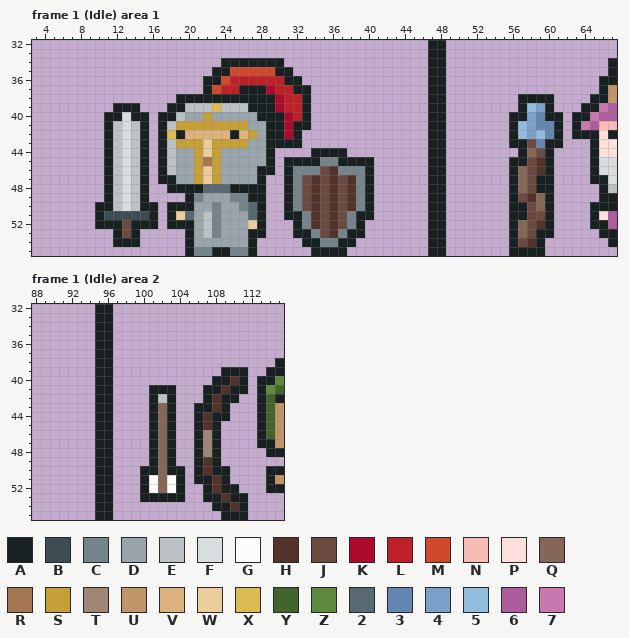
Two states of a pixel-art file, 16x16/mockups.aseprite. Above is the file before it was changed.
960x56 pixels, 2 frames. Shown: frame 1 (Idle) area 1: x 3..67, y 32..55; frame 1 (Idle) area 2: x 88..115, y 32..55. The commit also changed other frames or places, which this record leaves out.
Visible layers, top first: "Accessories", "Characters", "Templates", "Boxes".
Palette (. is transparent): A #182021  B #3e4d54  C #75848b  D #99a5aa  E #bac2c4  F #dadddf  G #fcfcfc  H #53322c  J #6b4a40  K #ab0a2a  L #be2028  M #cf492c  N #f6bdb7  P #fddfdc  Q #856758  R #a57653  S #c79f39  T #9f8574  U #c0956a  V #dcb37f  W #edcc9c  X #dcbb52  Y #42632a  Z #5f893c  2 #586971  3 #6486b1  4 #7ba1c8  5 #92bcdb  6 #ae5d9c  7 #c878ac
Pixels before, frame 1 (Idle) area 1, first column x 10:
32 .....................................AA...................
33 .....................................AA...................
34 ..............AAAAAAA................AA..................A
35 .............AAMMMMMAA...............AA..................A
36 ............AAMLLLLLLAA..............AA.................AA
37 ............AMLLAAAKLLAA.............AA.................AU
38 .........AAAAAAAAAAAKLLA.............AA........AAAA....AAU
39 ..AAA...AAEEEXEEEAAAKLLA.............AA........A54A...AA76
40 .AAFAA.AAEDDSDDDDDAAAKLA.............AA.......AA43AA.AA766
41 .AEFEA.AESSSSSSSSDDAAKAA.............AA.......A5433A.A76NN
42 .AEFEA.AXAVVVVVAVSDAAKA..............AA.......A5453A.AAAPA
43 .AEFEA.AESSSWSSSSDDAAAA..............AA.......AAJ3AA...APP
44 .AEFEA.AEDDSWSDDDDDA....AAAA.........AA........AQJA....APP
45 .AEFEA.AEDDSRSDDDDDA.AAAACCAAAA......AA.......AAJHA....AFF
46 .AEFEA.AEDDSWSDDDDAA.ACCCJHCCCA......AA.......AQJHA....AFF
47 .AEFEA.AADDSWSDDDDA..ACJHJHJHCA......AA.......AQJAA....AAF
48 .AEFEA..AAAA222AAAA..ACJHJHJHCA......AA.......AQJAA.....AE
49 .AEFEA....ACDDDCCAA..ACJHJHJHCA......AA.......AJHQA.....AA
50 AAEFEAA.AAADDCDDC2A..ACJHJHJHCA......AA.......AAJQA....AAA
51 ABBBBBA.AW2DECDDD2A..AACHJHJCAA......AA.......AAJJA....AP6
52 AAAJAAA.AAADECDDDWA...ACHJHJCA.......AA.......AQJHA....AA6
53 ..AJA.....ADECDDDAA...AACJHCAA.......AA.......AQJAA.....AA
54 ..AAA.....ADDDDDDA.....AACCAA........AA.......AJHA.......A
55 ..........ACCAACCA......AAAA.........AA.......AAAA........
Pixels before, frame 1 (Idle) area 2, first column x 95:
32 AA...................
33 AA...................
34 AA...................
35 AA...................
36 AA...................
37 AA...................
38 AA..................A
39 AA............AAA..AA
40 AA...........AAHA.AAZ
41 AA....AAA...AAHAA.AZY
42 AA....AEA...AHAA..AYA
43 AA....AQA..AAHA...AYU
44 AA....AQA..AHAA...AYU
45 AA....AQA..AHA....AYU
46 AA....AQA..ATA....AYU
47 AA....AQA..ATA....AAU
48 AA....AQA..ATA.....AA
49 AA....AQA..AHA.......
50 AA...AAQAA.AHAA....AA
51 AA...AGQGA.AAHA....AU
52 AA...AGQGA..AHAA...AA
53 AA...AAAAA..AAHAA....
54 AA...........AAHA....
55 AA............AAA....
Now the later version:
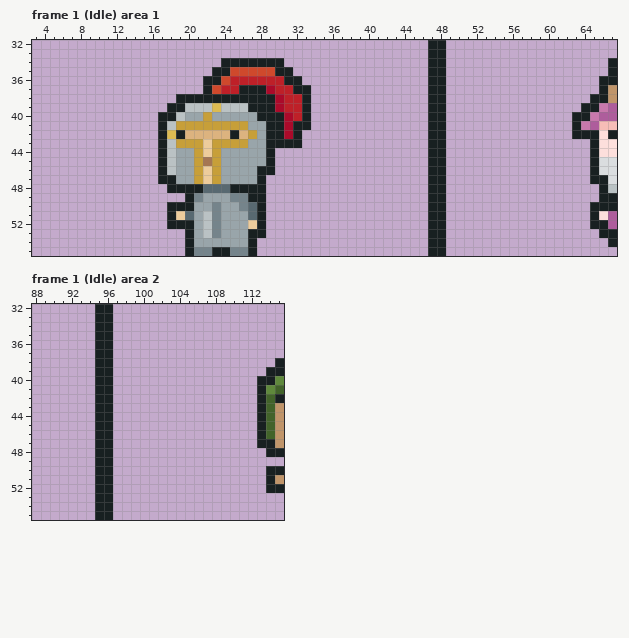
Commit message: feat: Run animation
Diff:
layer "Accessories" now hidden
Changed rows in their new state; - is an unchanged pixel.
Frame 1 (Idle) area 1:
first column x 10:
38 -----------------------------------------------....-
39 --...------------------------------------------....-
40 -.....----------------------------------------......
41 -.....----------------------------------------......
42 -.....----------------------------------------......
43 -.....----------------------------------------......
44 -.....------------------....-------------------....-
45 -.....---------------..........---------------.....-
46 -.....---------------..........---------------.....-
47 -.....---------------..........---------------.....-
48 -.....---------------..........---------------.....-
49 -.....---------------..........---------------.....-
50 .......--------------..........---------------.....-
51 .......--------------..........---------------.....-
52 .......---------------........----------------.....-
53 --...-----------------........----------------.....-
54 --...------------------......-----------------....--
55 ------------------------....------------------....--
Frame 1 (Idle) area 2:
first column x 100:
39 ---------...
40 --------....
41 -...---.....
42 -...---....-
43 -...--....--
44 -...--....--
45 -...--...---
46 -...--...---
47 -...--...---
48 -...--...---
49 -...--...---
50 .....-....--
51 .....-....--
52 .....--....-
53 .....--.....
54 --------....
55 ---------...
Boxes around the changes in both pictures, in picture pixels (x1, y1, x2, y2):
erased: (509, 94, 563, 256)
erased: (95, 103, 158, 247)
erased: (284, 148, 374, 256)
erased: (140, 367, 248, 520)
